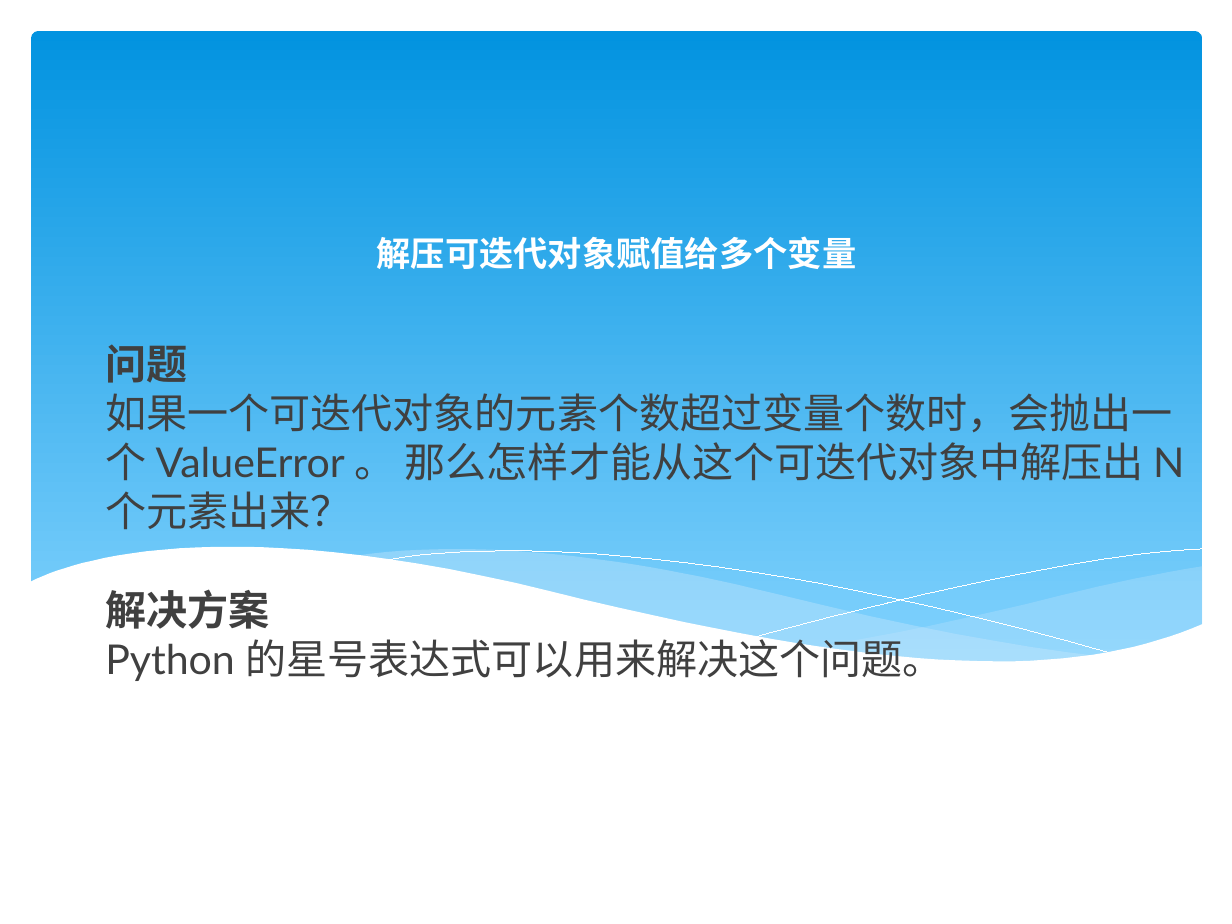
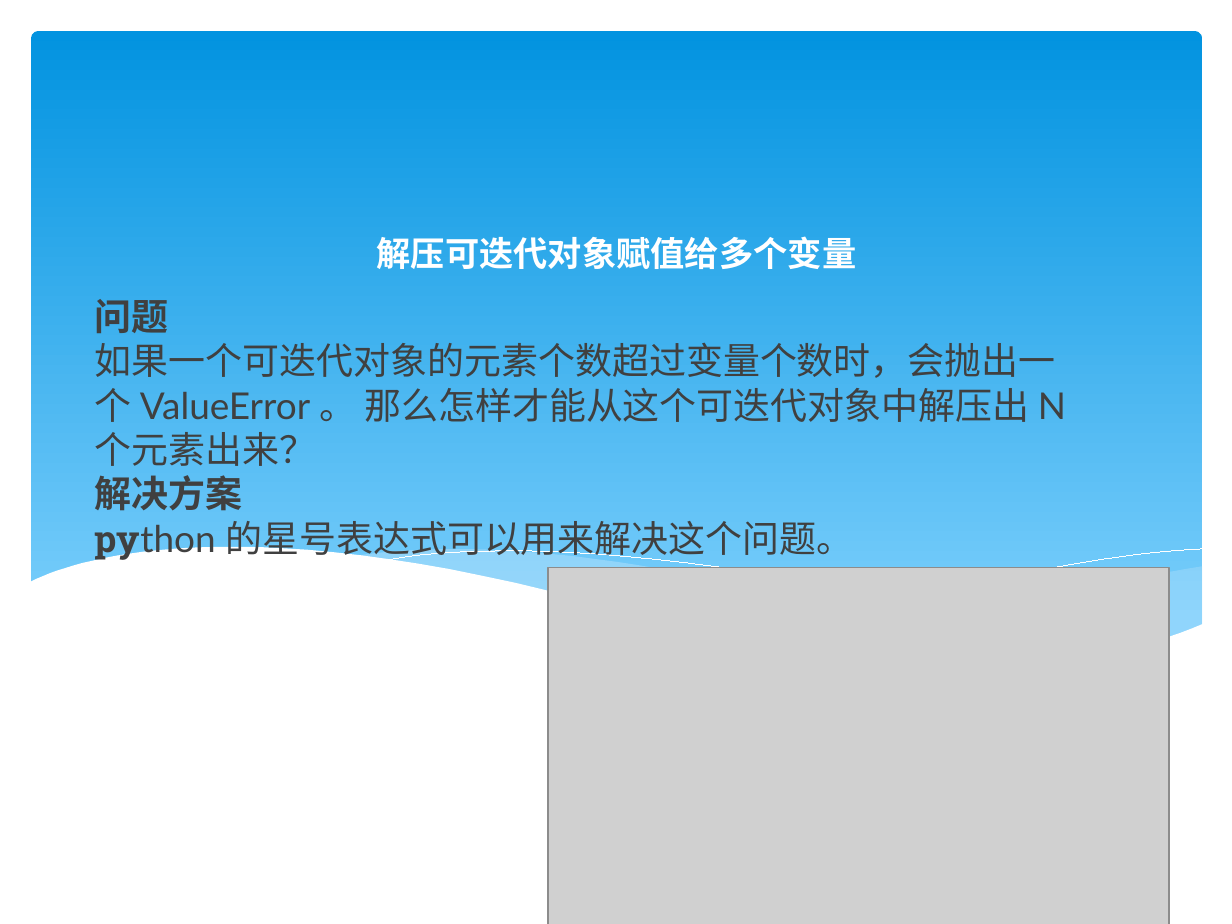
Before and after one commit to Ranplat/python3-cookbook, a slide deck: slide 3 of Python3数据结构和算法.pptx. Drawn at 1232x924 pixels with LibreOffice and Linux fonts; fonts in the diff are those of the drawing; grey boxes stand for pictures. Boxes give left, top, right and bottom in pixels: in the first picture for what was removed or moved away, otherwise in the second. Text is boxed around its words. In the diff, an @@ line names an element or a change of style, - is before the commit and + after.

Commit message:
python3字符串和文本

```diff
--- a/Python3数据结构和算法.pptx
+++ b/Python3数据结构和算法.pptx
@@ title at (95,299,1066,562): text changed; size 24 to 21.6 pt @@
-问题
-如果一个可迭代对象的元素个数超过变量个数时，会抛出一个 ValueError 。 那么怎样才能从这个可迭代对象中解压出 N 个元素出来？
-解决方案
-Python 的星号表达式可以用来解决这个问题。
+问题
+如果一个可迭代对象的元素个数超过变量个数时，会抛出一个 ValueError 。 那么怎样才能从这个可迭代对象中解压出 N 个元素出来？
+解决方案
+python 的星号表达式可以用来解决这个问题。
@@ picture added at (548,568,1169,924) @@
```
Also in this commit, not shown: 1 other slide changed.
